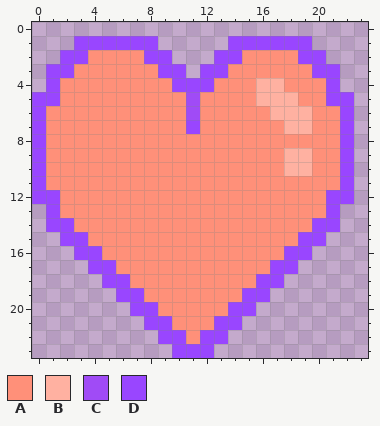
Pixel-art sprite -- src/assets/item-heart-2.png. That is the earlier state.
The file is 240x240 pixels, drawn in blocks of 10x10; one block is one cell here. Colours within 5 levels of each other are drawn and written as one.
Palette (. is transparent): A #ff9079  B #ffb1a1  C #a04bf6  D #9946ff
Pixels before, first column x 0:
 1 ...DDDDDD.....DDDDDD...
 2 ..DDAAAADD...DDAAAADD..
 3 .DDAAAAAADD.DDAAAAAADD.
 4 .DAAAAAAAADDDAAABBAAAD.
 5 DDAAAAAAAAACAAAABBBAADD
 6 DAAAAAAAAAACAAAAABBBAAD
 7 DAAAAAAAAAADAAAAAABBAAD
 8 DAAAAAAAAAAAAAAAAAAAAAD
 9 DAAAAAAAAAAAAAAAAABBAAD
10 DAAAAAAAAAAAAAAAAABBAAD
11 DAAAAAAAAAAAAAAAAAAAAAD
12 DDAAAAAAAAAAAAAAAAAAADD
13 .DAAAAAAAAAAAAAAAAAAAD.
14 .DDAAAAAAAAAAAAAAAAADD.
15 ..DDAAAAAAAAAAAAAAADD..
16 ...DDAAAAAAAAAAAAADD...
17 ....DDAAAAAAAAAAADD....
18 .....DDAAAAAAAAADD.....
19 ......DDAAAAAAADD......
20 .......DDAAAAADD.......
21 ........DDAAADD........
22 .........DDADD.........
23 ..........DDD..........
After:
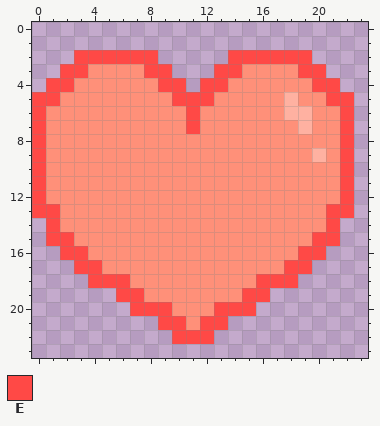
Colours new in this view: E #ff4946
Change:
The author changed colour B to colour A in rows 4 to 5 at x 16 to 17; in row 6 at x 17; in row 7 at x 18; in rows 9 to 10 at x 18 to 19.
The author changed colour D to colour A in row 12 at x 1 and 21; in row 14 at x 2 and 20; in row 15 at x 3 and 19; in row 16 at x 4 and 18; in row 17 at x 5 and 17.
The author changed colour A to colour B in row 9 at x 20.
Colour E now appears in row 13 at x 0 and 22; in row 15 at x 1 and 21; in row 16 at x 2 and 20; in row 17 at x 3 and 19; in row 18 at x 4 and 18.
The author changed colour A to colour E in row 2 at x 4 to 7 and 15 to 18; in row 3 at x 3, 8, 14 and 19; in row 4 at x 2, 9, 13 and 20; in row 5 at x 10 and 12; in row 20 at x 9 and 13; in row 21 at x 10 and 12.
The author changed colour A to colour E in row 22 at x 11.
The author changed colour C to colour E in rows 5 to 6 at x 11.
The author changed colour D to colour E in row 2 at x 3, 8, 14 and 19; in row 3 at x 2, 9, 13 and 20; in row 4 at x 1, 10, 12 and 21; in row 5 at x 0 to 1 and 21 to 22; in row 6 at x 0 and 22; in row 7 at x 0, 11 and 22.
The author changed colour D to colour E in rows 8 to 12 at x 0 and 22; in rows 13 to 14 at x 1 and 21; in row 15 at x 2 and 20; in row 16 at x 3 and 19; in row 17 at x 4 and 18; in row 18 at x 5 to 6 and 16 to 17.
The author changed colour D to colour E in row 19 at x 6 to 7 and 15 to 16; in row 20 at x 7 to 8 and 14 to 15; in row 21 at x 9 and 13; in row 22 at x 10 and 12.
Colour D is gone in row 1 at x 3 to 8 and 14 to 19; in row 2 at x 2, 9, 13 and 20; in row 3 at x 1, 10, 12 and 21; in row 4 at x 11; in row 21 at x 8 and 14; in row 22 at x 9 and 13.
Colour D is gone in row 23 at x 10 to 12.
